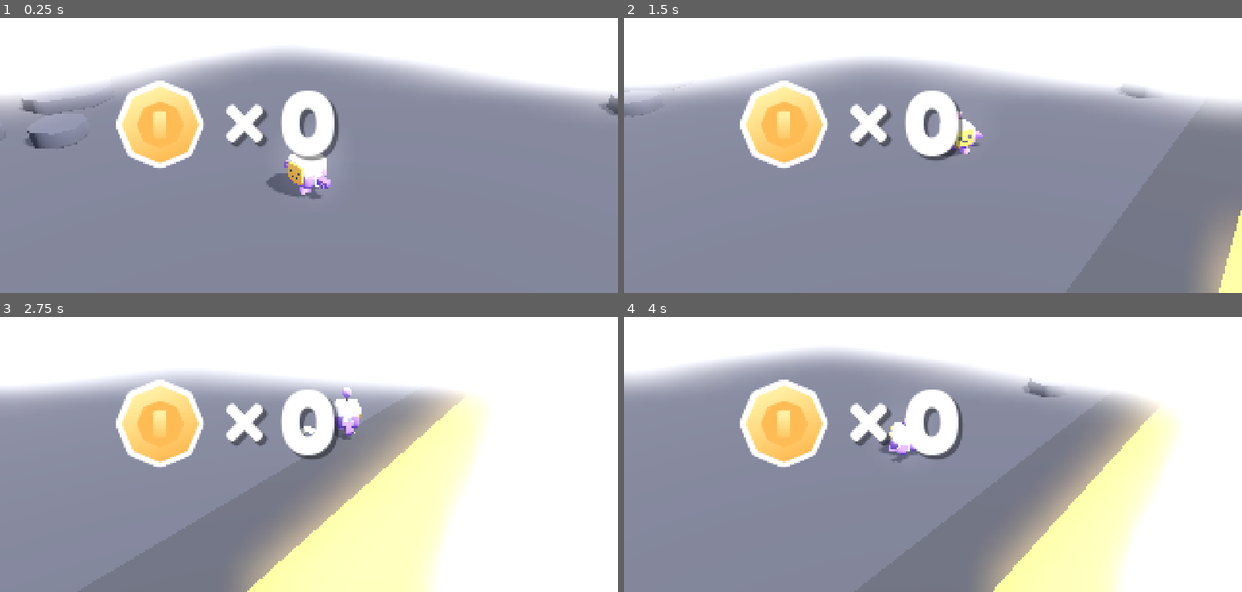
Above: before the commit, frames 1-4 (two rows, left to right).
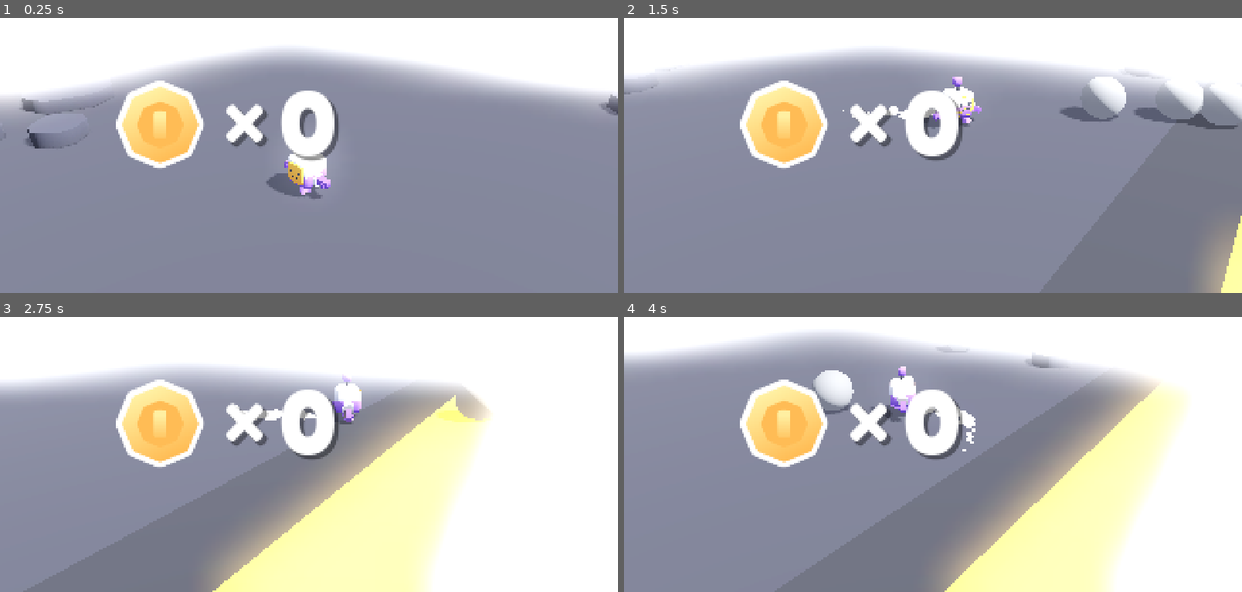
Above: after the commit, the same moments.

Repository: balidani/BobaPop
Game: Godot game, scene res://scenes/main.tscn
Same seed, same stepped clock (60 frames per second), same inputs: the game is played once before the commit and once after it.
Inputs:
- Up to frame 1 (0.25 s): no input
- Up to frame 2 (1.5 s): hold D (move_right) 0.53-1.28 s; tap Space (jump) at 0.6, 0.77, 1.07 s; hold S (move_back) from 1.28 s (still down); tap Down (camera_down) at 1.35 s
- Up to frame 3 (2.75 s): tap Space (jump) at 1.52, 1.55, 1.82, 2.3 s; release S (move_back) at 2.03 s; hold D (move_right) from 2.03 s (still down); tap Left (camera_left) at 2.1 s
- Up to frame 4 (4 s): release D (move_right) at 2.78 s; hold W (move_forward) 2.78-3.53 s; tap Right (camera_right) at 2.85 s; tap Space (jump) at 3.02, 3.05, 3.32, 3.77, 3.8 s; hold A (move_left) from 3.53 s (still down); tap Up (camera_up) at 3.6 s

The runs differ from the first frame. In frame 1, less than 0.1% of the frame differs, in the area x 3-100%, y 28-48%; in frame 2, 11%; in frame 3, 9.3%; in frame 4, 20%, in the area x 0-91%, y 5-100%.

Commit message:
bubbles!

Diff:
--- /dev/null
+++ b/meshes/bubble.tres
@@ -0,0 +1,3 @@
+[gd_resource type="SphereMesh" format=3 uid="uid://b5atinp5pagdo"]
+
+[resource]
--- /dev/null
+++ b/scenes/bubble.tscn
@@ -0,0 +1,10 @@
+[gd_scene load_steps=3 format=3 uid="uid://ceh015bhiwo7i"]
+
+[ext_resource type="SphereMesh" uid="uid://b5atinp5pagdo" path="res://meshes/bubble.tres" id="1_0j574"]
+[ext_resource type="Script" path="res://scripts/bubble.gd" id="2_pdve3"]
+
+[node name="Bubble" type="Node3D"]
+script = ExtResource("2_pdve3")
+
+[node name="Bubble" type="MeshInstance3D" parent="."]
+mesh = ExtResource("1_0j574")
--- a/scenes/main.tscn
+++ b/scenes/main.tscn
@@ -35,9 +35,10 @@
 fov = 45.0
 
 [node name="World" type="Node3D" parent="."]
+transform = Transform3D(1, 0, 0, 0, 1, 0, 0, 0, 1, 0.0029974, -0.0108507, 0.00333357)
 
 [node name="platform-medium" parent="World" instance=ExtResource("7_ixpj3")]
-transform = Transform3D(7.96907, 0, 0.702809, 0, 8, 0, -0.702809, 0, 7.96907, 0.798383, -4.66066, 1.18658)
+transform = Transform3D(7.96907, 0, 0.702809, 0, 8, 0, -0.702809, 0, 7.96907, 0.796425, -4.64331, 1.18288)
 
 [node name="cube8" parent="World" instance=ExtResource("13_drtpy")]
 transform = Transform3D(1, 0, 0, 0, 1, 0, 0, 0, 1, 1.5495, 1.10741, -11.016)
--- /dev/null
+++ b/scripts/bubble.gd
@@ -0,0 +1,14 @@
+extends Node3D
+class_name Bubble
+
+@export var speed: float = 10.0
+
+# Called when the node enters the scene tree for the first time.
+func _ready() -> void:
+	pass # Replace with function body.
+
+func _process(delta):
+	global_transform.origin += global_transform.basis.z * -speed * delta
+
+	if global_transform.origin.distance_to(Vector3.ZERO) > 100:
+		queue_free()
--- a/scripts/player.gd
+++ b/scripts/player.gd
@@ -24,6 +24,9 @@
 @onready var sound_footsteps = $SoundFootsteps
 @onready var model = $Character
 @onready var animation = $Character/AnimationPlayer
+
+# Preload the cloud model
+var BubbleScene = preload("res://scenes/bubble.tscn")
 
 # Functions
 
@@ -117,9 +120,9 @@
 	# Jumping
 
 	if Input.is_action_just_pressed("jump"):
-
-		if jump_single or jump_double:
-			jump()
+		shoot_cloud()
+		#if jump_single or jump_double:
+			#jump()
 
 # Handle gravity
 
@@ -131,6 +134,26 @@
 
 		jump_single = true
 		gravity = 0
+
+func shoot_cloud():
+	# Instance the cloud
+	var bubble_instance : Bubble = BubbleScene.instantiate() as Bubble
+
+	if not bubble_instance:
+		print("Error: BubbleScene did not instantiate as a Bubble.")
+
+	# Calculate the position in front of the player
+	var forward_direction = -global_transform.basis.z.normalized()  # Get the forward direction vector
+	var spawn_position = global_transform.origin + forward_direction * -0.5  # Adjust distance if needed
+	spawn_position += Vector3(0, 0.5, 0)
+	# Set the position of the cloud instance
+	bubble_instance.global_transform.origin = spawn_position
+
+	bubble_instance.rotation = Vector3(0, rotation_direction + PI, 0)
+
+
+	# Add the cloud instance to the scene
+	get_parent().add_child(bubble_instance)
 
 # Jumping
 
Binary file added: models/coconut.glb
Not shown, added: models/coconut.glb.import
